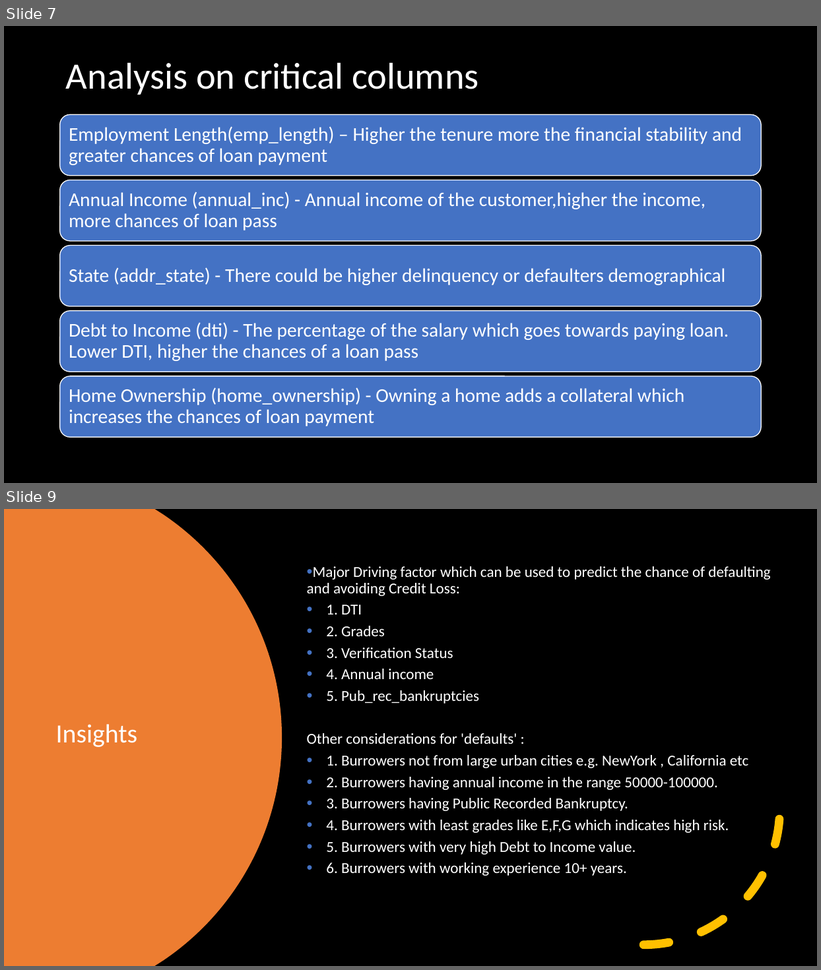
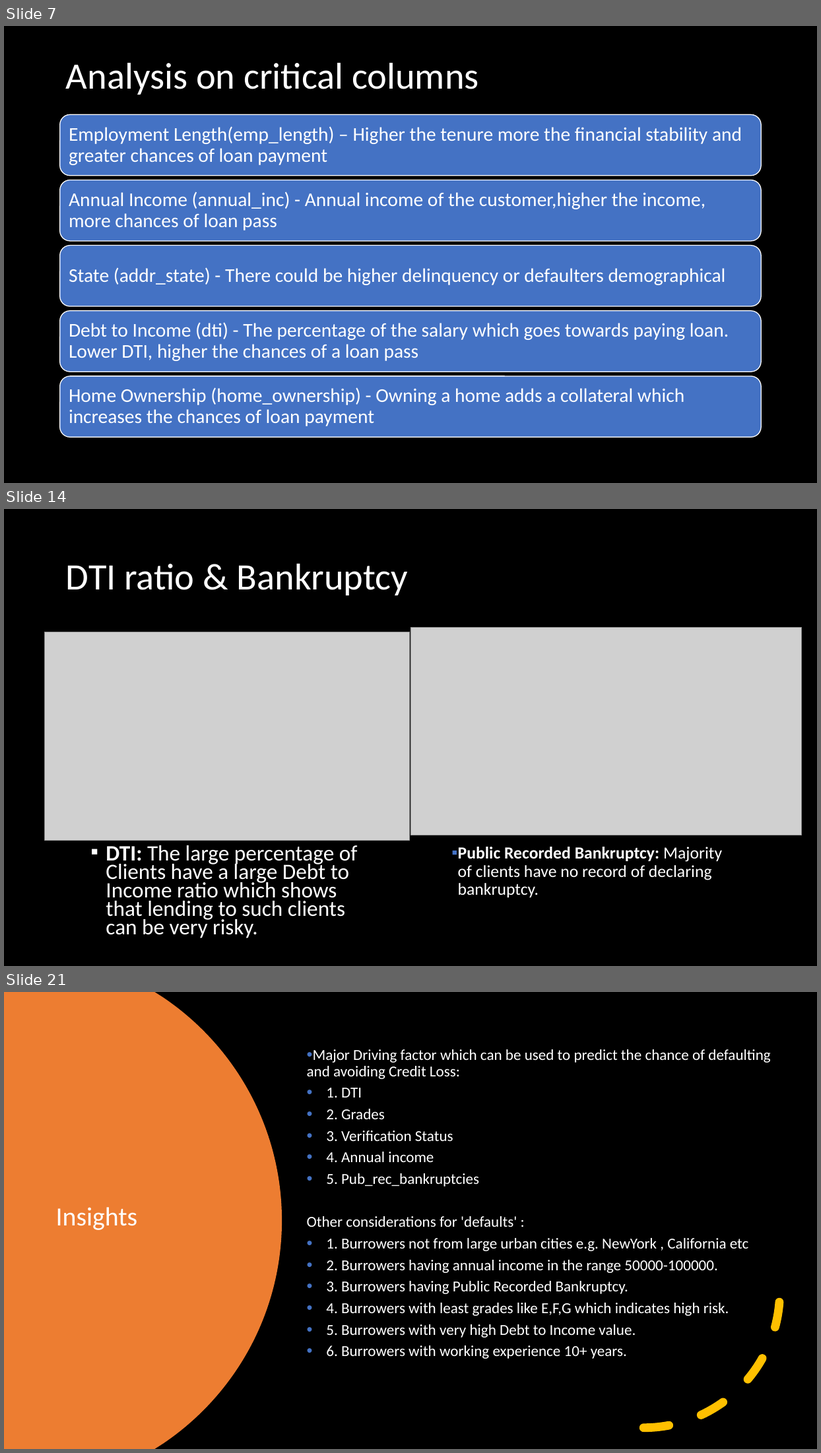
Before and after one commit to bineeshpc/case_study_01, a slide deck: UpGrad Case Study LendingClub.pptx. Shown one above the other, each under a label of ours: slides 7 and 9 before the commit, slides 7, 14 and 21 after it; the slides between them are not shown. The pictures are 821x970 and 821x1453 pixels, drawn with LibreOffice and Linux fonts; fonts in the diff are those of the drawing; grey boxes stand for pictures. Boxes give left, top, right and bottom in pixels: in the first picture for what was removed or moved away, otherwise in the second. Text is boxed around its words. In the diff, an @@ line names an element or a change of style, - is before the commit and + after.

Commit message:
Added Sample Screenshot for reference

```diff
--- a/UpGrad Case Study LendingClub.pptx
+++ b/UpGrad Case Study LendingClub.pptx
@@ slide 14 added at box(4, 509, 817, 966), background #000000 @@
@@ title added at box(66, 563, 408, 595), 44 pt, text #FFFFFF @@
+DTI ratio & Bankruptcy
@@ picture added at box(411, 627, 803, 835) @@
@@ picture added at box(45, 632, 411, 841) @@
@@ text added at box(106, 846, 358, 939), 25.9 pt, text #FFFFFF @@
+▪ DTI: The large percentage of Clients have a large Debt to Income ratio which shows that lending to such clients can be very risky.
@@ text added at box(458, 847, 722, 898), 20 pt, text #FFFFFF @@
+▪ Public Recorded Bankruptcy: Majority of clients have no record of declaring bankruptcy.
@@ what was slide 9 is now slide 21 @@
```
Also in this commit, not shown: 12 other slides added, 1 slide removed.
